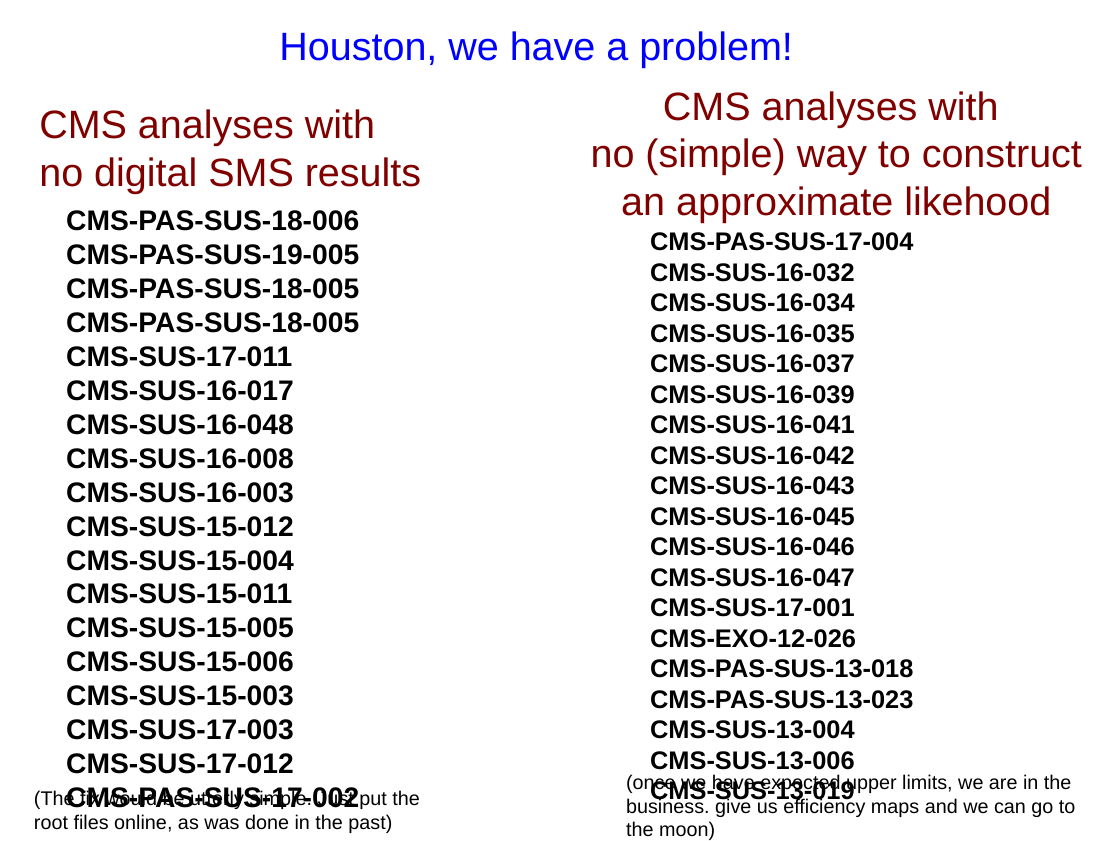
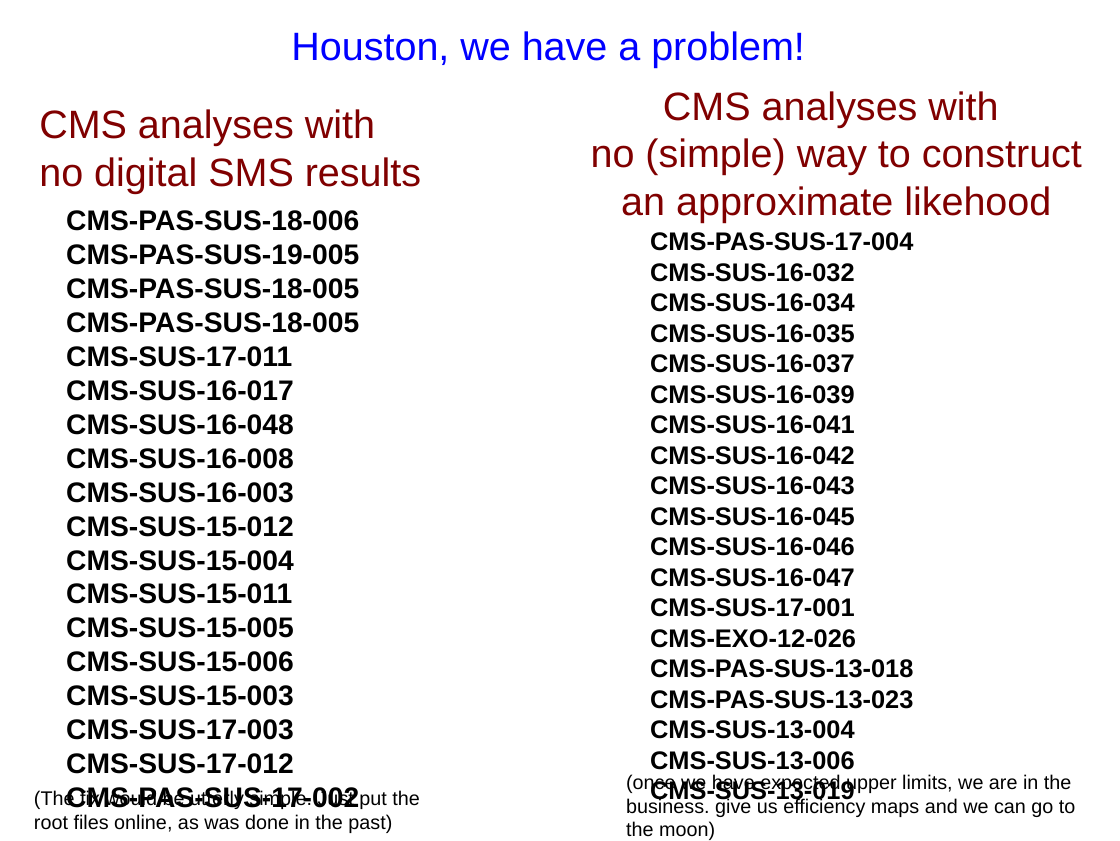
Before and after one commit to SModelS/smodels-utils, a slide deck: slide 12 of combinations/amb.odp (slide 11 before the commit). Drawn at 1120x841 pixels with LibreOffice and Linux fonts; fonts in the diff are those of the drawing. Boxes give left, top, right and bottom in pixels: in the first picture for what was removed or moved away, otherwise in the second. Text is boxed around its words. In the diff, an @@ line names an element or a change of style, - is before the commit and + after.

```diff
--- a/combinations/amb.odp
+++ b/combinations/amb.odp
@@ text "Houston, we have a problem!" moved from (x1=279, y1=31, x2=793, y2=68) to (x1=291, y1=31, x2=805, y2=68) @@
```
Also in this commit, not shown: 6 other slides changed, 4 slides added, 2 other files.
